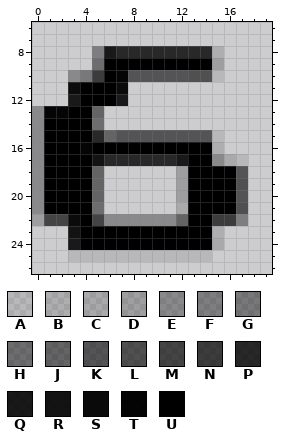
A pixel-art sprite gets an edit: assets/6.png. The picture above was drawn from the file before the commit.
The file is 20x30 pixels. Pixels under 10% opacity are left out. Colours within 5 levels of each other are drawn and written as one. Shown: x 0..19, y 6..26.
Palette (. is transparent): A #0000001a  B #00000026  C #0000002d  D #0000003a  E #00000054  F #00000062  G #0000006a  H #00000077  J #00000083  K #00000096  L #0000009c  M #000000ab  N #000000b4  P #000000cd  Q #000000e0  R #000000e7  S #000000f1  T #000000f9  U #000000
Pixels before, first column x 0:
 8 .....FQPPPPPPPPB..
 9 .....HUUUUUUUUUD..
10 ...EGNUTKKKKKLLA..
11 ...SUUUS..........
12 ...QUUUQ..........
13 ETTUUJ............
14 EUUUUH............
15 EUUUUPJKKKKKKKKA..
16 EUUUTUUUUUUUUUUB..
17 EUUUURPPPPPPQUUECA
18 EUUUUJ......DUUUUK
19 EUUUUJ......DUUUUL
20 EUUUUJ......DUUUUK
21 EUUUUH......CUUUUL
22 DMMSUMEEEEEEJUUNNF
23 ...RUUUUUUUUUUUB..
24 ...QUUUUUUUUUUUC..
25 ...AAAAAAAAAAAA...
Once edited:
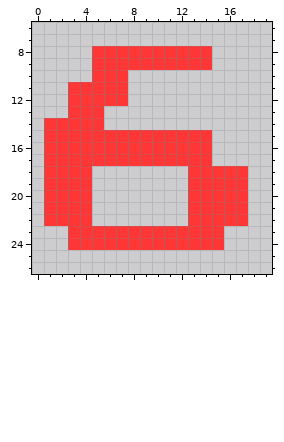
Diff:
Colour U changes from #000000 to #ff3636.
Colour B becomes colour U in row 23 at x 15.
Colour C becomes colour U in row 24 at x 15.
Colour F becomes colour U in row 8 at x 5; in row 22 at x 17.
Colour H becomes colour U in row 9 at x 5; in row 14 at x 5.
Colour J becomes colour U in row 13 at x 5; in row 15 at x 6.
Colour K becomes colour U in row 15 at x 7 to 14; in row 18 at x 17; in row 20 at x 17.
Colour L becomes colour U in row 19 at x 17; in row 21 at x 17.
Colour M becomes colour U in row 22 at x 1 to 2.
Colour N becomes colour U in row 10 at x 5; in row 22 at x 15 to 16.
Colour P becomes colour U in row 8 at x 7 to 14; in row 15 at x 5; in row 17 at x 6 to 11.
Colour Q becomes colour U in row 8 at x 6; in row 12 at x 3 and 7; in row 17 at x 12; in row 24 at x 3.
Colour R becomes colour U in row 17 at x 5; in row 23 at x 3.
Colour S becomes colour U in row 11 at x 3 and 7; in row 22 at x 3.
Colour T becomes colour U in row 10 at x 7; in row 16 at x 4.
The author cleared colour A in row 10 at x 15; in row 15 at x 15; in row 17 at x 17; in row 25 at x 3 to 14.
The author cleared colour B in row 8 at x 15; in row 16 at x 15.
The author cleared colour C in row 17 at x 16; in row 21 at x 12.
The author cleared colour D in row 9 at x 15; in rows 18 to 20 at x 12; in row 22 at x 0.
The author cleared colour E in row 10 at x 3; in rows 13 to 16 at x 0; in row 17 at x 0 and 15; in rows 18 to 21 at x 0; in row 22 at x 6 to 11.
The author cleared colour G in row 10 at x 4.
The author cleared colour H in row 21 at x 5.
The author cleared colour J in rows 18 to 20 at x 5; in row 22 at x 12.
The author cleared colour K in row 10 at x 8 to 12.
The author cleared colour L in row 10 at x 13 to 14.
The author cleared colour M in row 22 at x 5.
The author cleared colour T in row 13 at x 1 to 2.
